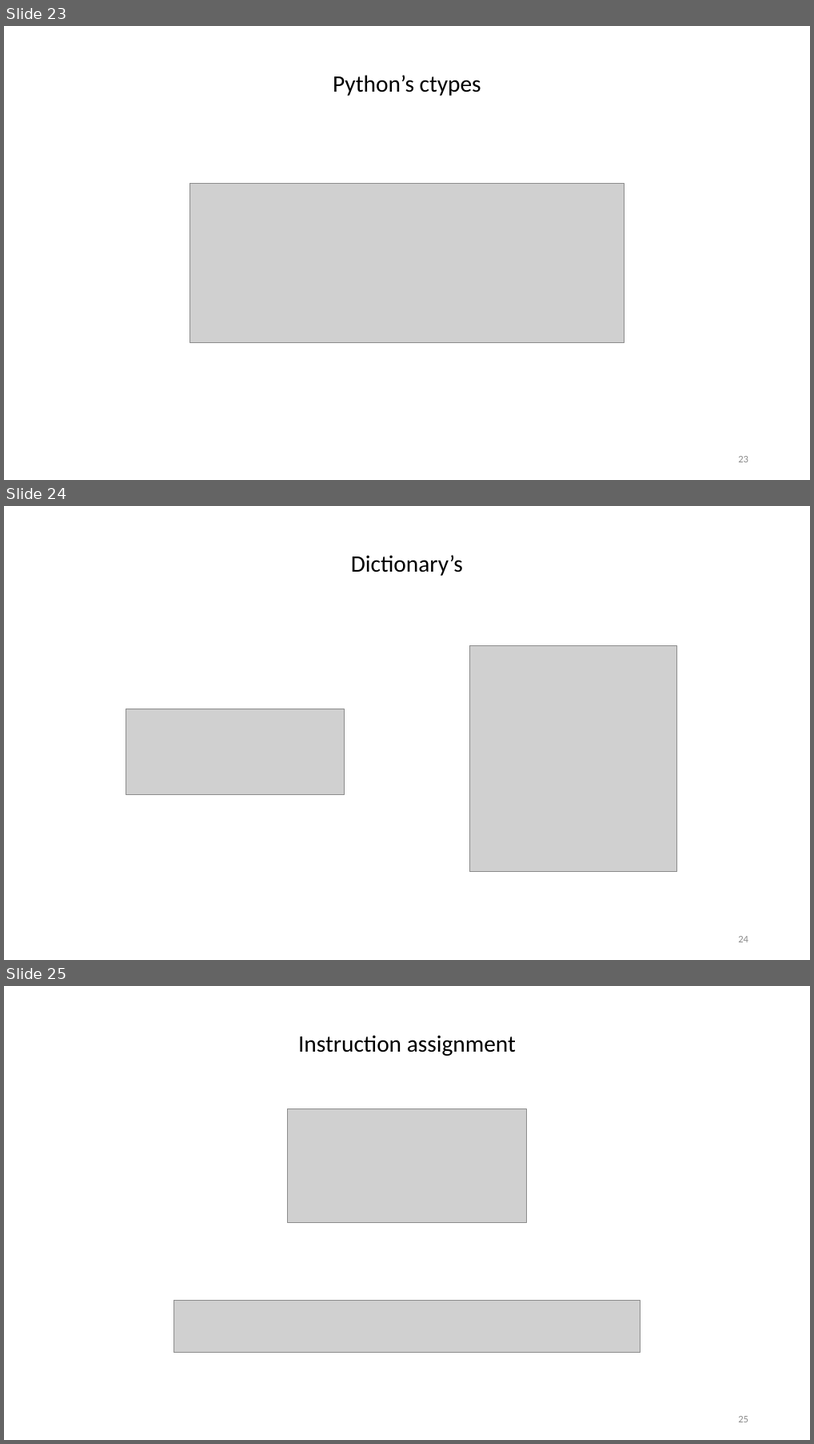
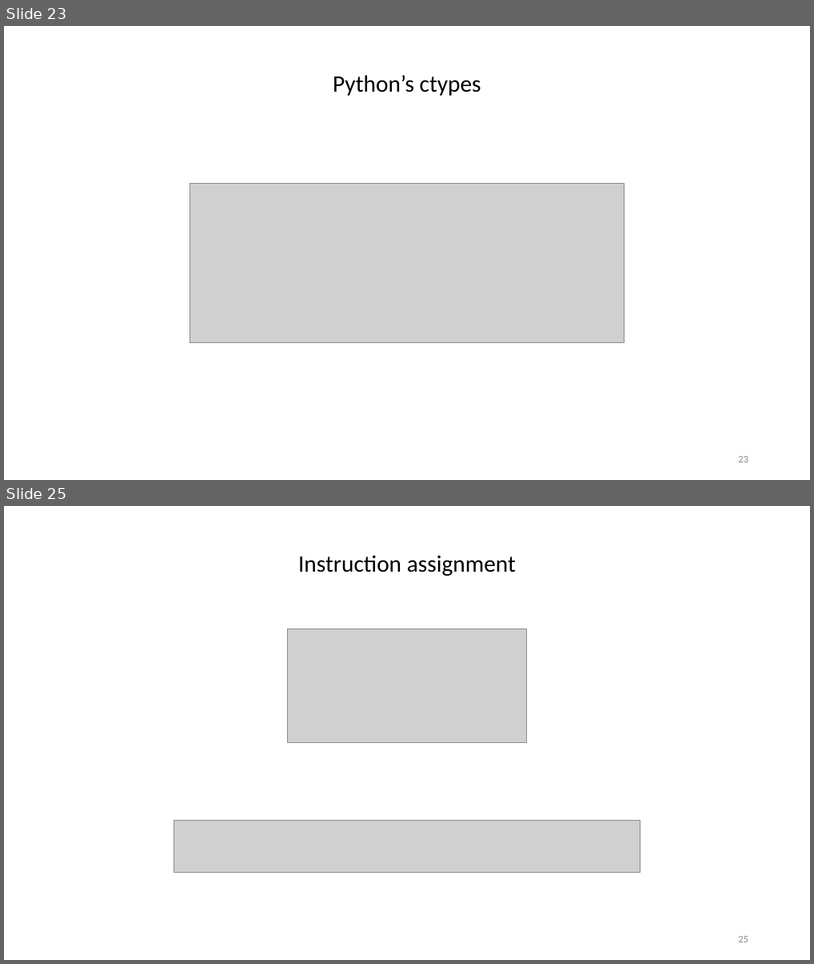
Before and after one commit to DavidDanD/PULPenix_AES, a slide deck: David and Dolev - Final Presentation2.pptx. Shown one above the other, each under a label of ours: slides 23, 24 and 25 before the commit, slides 23 and 25 after it; the slides between them are not shown. The pictures are 814x1444 and 814x964 pixels, drawn with LibreOffice and Linux fonts; fonts in the diff are those of the drawing; grey boxes stand for pictures; background and template pictures are left out. Boxes give left, top, right and bottom in pixels: in the first picture for what was removed or moved away, otherwise in the second. Text is boxed around its words. In the diff, an @@ line names an element or a change of style, - is before the commit and + after.

```diff
--- a/David and Dolev - Final Presentation2.pptx
+++ b/David and Dolev - Final Presentation2.pptx
@@ slide 24 removed at [4,506,810,960], background #FFFFFF @@
@@ text removed at [351,555,463,576] @@
-Dictionary’s
@@ picture removed at [470,646,678,871] @@
@@ picture removed at [126,708,345,795] @@
@@ page number removed at [738,936,749,942] @@
-24
```
Also in this commit, not shown: 6 slides changed, 3 slides added, 9 other files.
